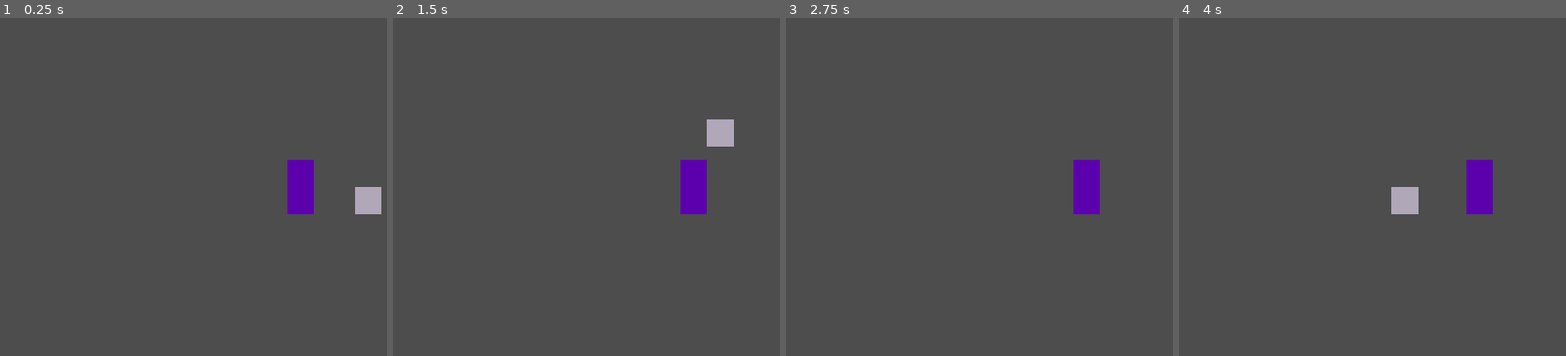
Above: before the commit, frames 1-4 (left to right).
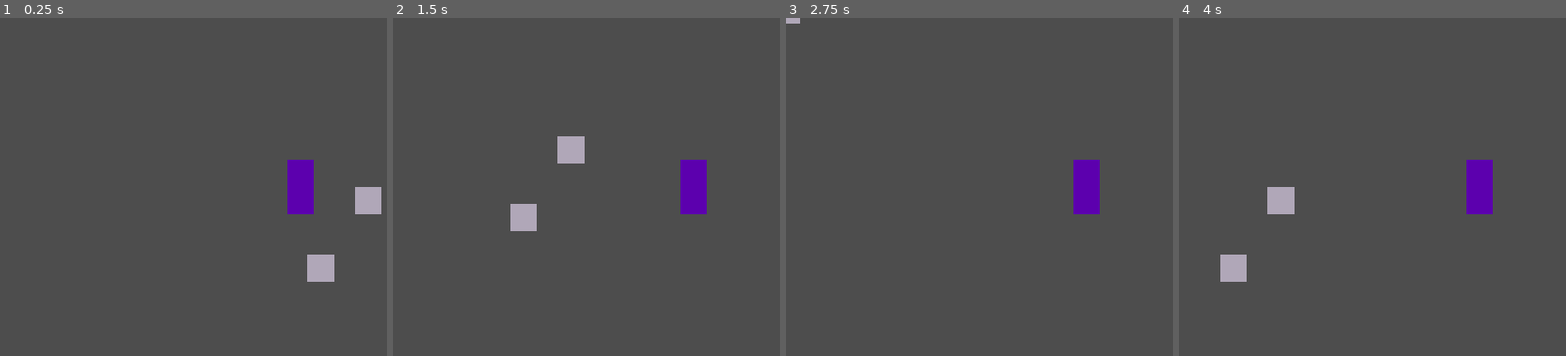
Above: after the commit, the same moments.

Repository: kaminaryu/zokusei-rewrite
Game: Godot game, scene res://main.tscn
Same seed, same stepped clock (60 frames per second), same inputs: the game is played once before the commit and once after it.
Inputs (mouse positions are in pixels of both pictures, inside the frame that each line leads up to):
- Up to frame 1 (0.25 s): no input
- Up to frame 2 (1.5 s): tap Enter at 0.5 s; move the mouse to (760, 203) at 0.52 s; hold D (move-right) 0.53-1.28 s; click (760, 203) at 0.67 s; move the mouse to (721, 203) at 1.27 s; hold S (move-down) from 1.28 s (still down); click (721, 203) at 1.42 s
- Up to frame 3 (2.75 s): move the mouse to (1145, 112) at 2.02 s; release S (move-down) at 2.03 s; hold D (move-right) from 2.03 s (still down); click (1145, 112) at 2.17 s
- Up to frame 4 (4 s): move the mouse to (1449, 254) at 2.77 s; release D (move-right) at 2.78 s; hold W (move-up) 2.78-3.53 s; click (1449, 254) at 2.92 s; move the mouse to (outside the picture) at 3.52 s; hold A (move-left) from 3.53 s (still down); click (outside the picture) at 3.67 s

The runs differ from the first frame. In frame 1, 0.6% of the frame differs, in the area x 79-87%, y 70-79%; in frame 2, 1.7%, in the area x 30-89%, y 30-64%; in frame 3, less than 0.1%; in frame 4, 1.7%.

Commit message:
Attr Manip
WOOOOOOOOOOOOOOOO IT WORKS BABYYYYYYYYYYYYYYYYYYYYYYYYYYYYYYYYYYYYYYY

Diff:
--- a/Autoload/obama.gd
+++ b/Autoload/obama.gd
@@ -1,7 +1,8 @@
 # OBject Attributes MAnipulator
 extends Node
 
-func activate_tablet(attributes: Dictionary) -> void :
+func activate_tablet(object: Node) -> void :
+    var attributes: Dictionary = object.attributes
     var tablet_scr = $"/root/MainNode/UI/Tablet/BG/Screen"
 
     # remove existing children
@@ -13,18 +14,32 @@
         var entry_label = Label.new()
         entry_label.text = attr
 
+        # soon : add int/str input alongside bool inputs
         var entry_button = Button.new()
-        entry_button.text = "Enabled" if attributes[attr] else "Disabled"
+        entry_button.text = "Disabled" if attributes[attr] else "Enabled"
+        entry_button.connect("pressed", change_attr.bind(object, attr))
+        entry_button.connect("pressed", update_button.bind(entry_button))
 
         var new_entry = VBoxContainer.new()
         new_entry.add_child(entry_label)
         new_entry.add_child(entry_button)
 
         tablet_scr.add_child(new_entry)
-        print("Displaying Attributes!")
 
 
+    # thinking : how to bind obj attr
+    # i should write my thoughts for the future docs lol
+    # rn: i should check every attr here, so that any obj can have any attr
 
-func display_attribute(obj: Node) -> void:
-    activate_tablet(obj.attributes)
-    print("Successfully displayed attributes")
+func change_attr(obj: Node, attr: String, update: bool = true) :
+    if attr == "Collision" :
+        if update : obj.update_attr("Collision", !obj.attributes[attr])
+        obj.get_node("Hitbox/CollisionShape2D").disabled = obj.attributes[attr]
+
+
+# will be change to support int/str input soon
+func update_button(button: Node) :
+    if button.text == "Enabled" :
+        button.text = "Disabled"
+    else :
+        button.text = "Enabled"
--- a/Autoload/ui-handler.gd
+++ b/Autoload/ui-handler.gd
@@ -17,6 +17,7 @@
 
     current_ui.visible = ui_visibility[ui]
 
+
 # for inputs that doesnt get detected (e.g: click on blank space)
 # if the user click on somewhere random => closes the tablet
 func _unhandled_input(event: InputEvent) -> void:
@@ -24,6 +25,4 @@
         return
 
     if event.button_index == MOUSE_BUTTON_LEFT and event.pressed:
-        ui_visibility["Tablet"] = false
-        $"/root/MainNode/UI/Tablet".visible = false
-        print("die")
+        change_ui("Tablet", false)
--- a/Characters/Player/player.gd
+++ b/Characters/Player/player.gd
@@ -1,6 +1,6 @@
 extends CharacterBody2D
 
-@export var speed := 400;
+@export var speed := 300;
 
 func _process(delta: float) -> void:
     velocity = Vector2(0, 0);
--- a/Objects/Boulder/boulder.gd
+++ b/Objects/Boulder/boulder.gd
@@ -10,14 +10,26 @@
 var mouse_entered  := false;
 var toggle := true
 
+# set the attributes to the dev defined attributes
+func _ready() -> void:
+    for attr in attributes :
+        Obama.change_attr(self, attr, false)
+
+
+# this is a must have to update the attributes from outside
+func update_attr(attr: String, new_value) :
+    print("old: ", attributes[attr])
+    attributes[attr] = new_value
+    print("new: ", attributes[attr])
+
 
 func _input(event: InputEvent) -> void:
     if not event is InputEventMouseButton :
         return
 
-    if event.button_index == MOUSE_BUTTON_LEFT and event.pressed and mouse_entered:
+    if event.button_index == MOUSE_BUTTON_LEFT and event.pressed and mouse_entered and player_entered:
         UIHandler.change_ui("Tablet")
-        Obama.display_attribute(self)
+        Obama.activate_tablet(self)
         get_viewport().set_input_as_handled() # mark the input as handled (hint : ui-handler.gd; tablet.gd)
 
 
--- a/Objects/Boulder/boulder.tscn
+++ b/Objects/Boulder/boulder.tscn
@@ -7,7 +7,7 @@
 size = Vector2(32, 24)
 
 [sub_resource type="CircleShape2D" id="CircleShape2D_sju0o"]
-radius = 64.0
+radius = 96.0
 
 [node name="Boulder" type="Node2D"]
 script = ExtResource("1_t5gur")
--- a/main.tscn
+++ b/main.tscn
@@ -15,6 +15,13 @@
 [node name="Boulder" parent="Environment" instance=ExtResource("2_h2yge")]
 position = Vector2(240, 112)
 
+[node name="Boulder2" parent="Environment" instance=ExtResource("2_h2yge")]
+position = Vector2(184, 192)
+attributes = {
+"Collision": false,
+"idk": false
+}
+
 [node name="UI" type="CanvasLayer" parent="."]
 
 [node name="Tablet" parent="UI" instance=ExtResource("3_h2yge")]
Not shown: 1 places in Objects/Boulder/boulder.tscn that only renumber resources
